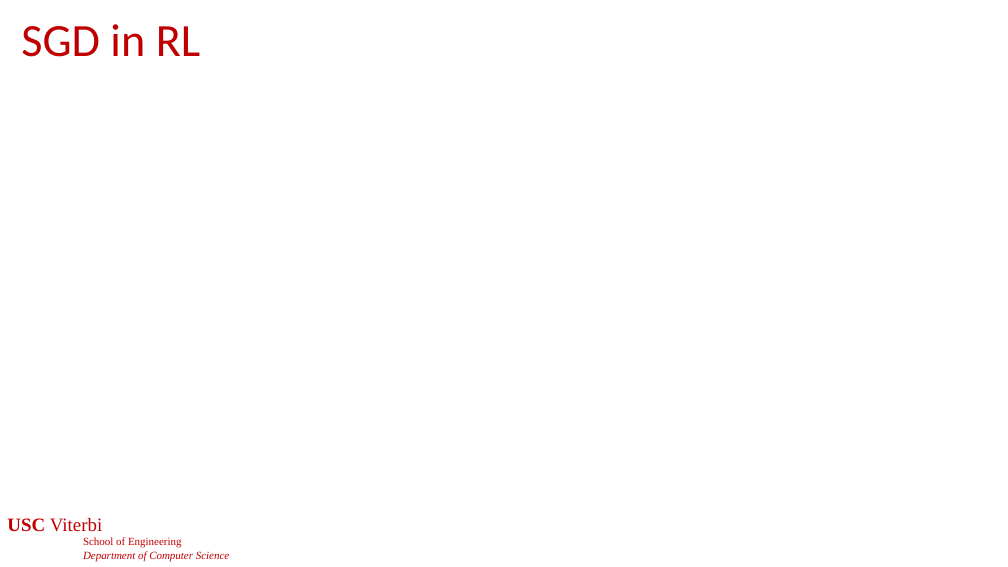
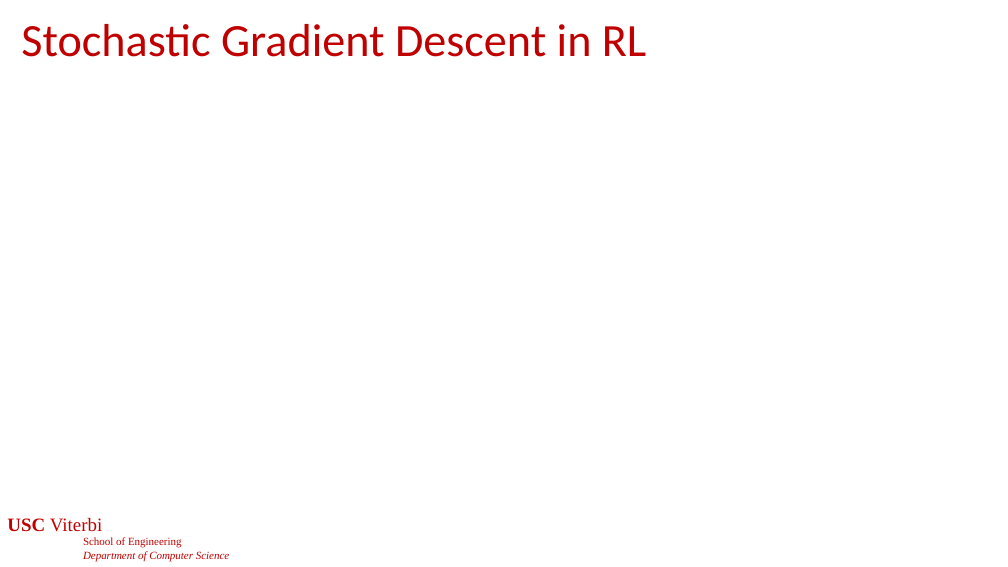
Before and after one commit to jdeshmukh/jdeshmukh.github.io, a slide deck: slide 43 of teaching/cs513slides/lecture12-RLDeepRL.pptx. Drawn at 1008x567 pixels with LibreOffice and Linux fonts; fonts in the diff are those of the drawing; grey boxes stand for pictures; background and template pictures are left out. Boxes give left, top, right and bottom in pixels: in the first picture for what was removed or moved away, otherwise in the second. Text is boxed around its words. In the diff, an @@ line names an element or a change of style, - is before the commit and + after.

```diff
--- a/teaching/cs513slides/lecture12-RLDeepRL.pptx
+++ b/teaching/cs513slides/lecture12-RLDeepRL.pptx
@@ title at bbox=[21, 24, 646, 57]: text changed @@
-SGD in RL
+Stochastic Gradient Descent in RL
```
Also in this commit, not shown: 4 other slides changed, 10 slides removed, 3 other files.
